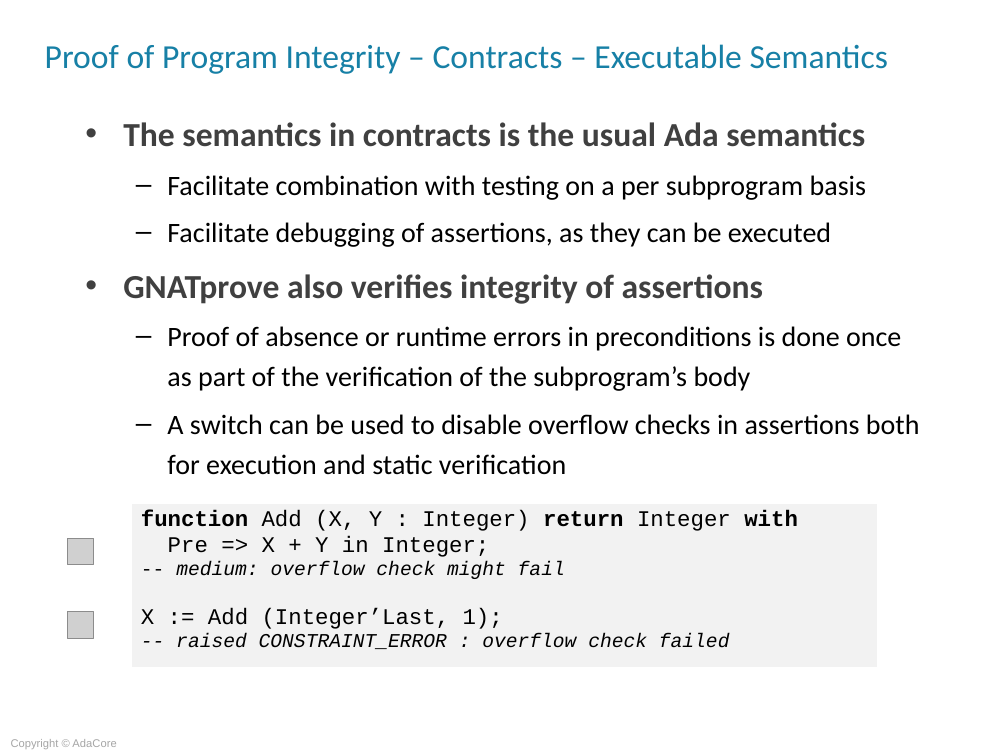
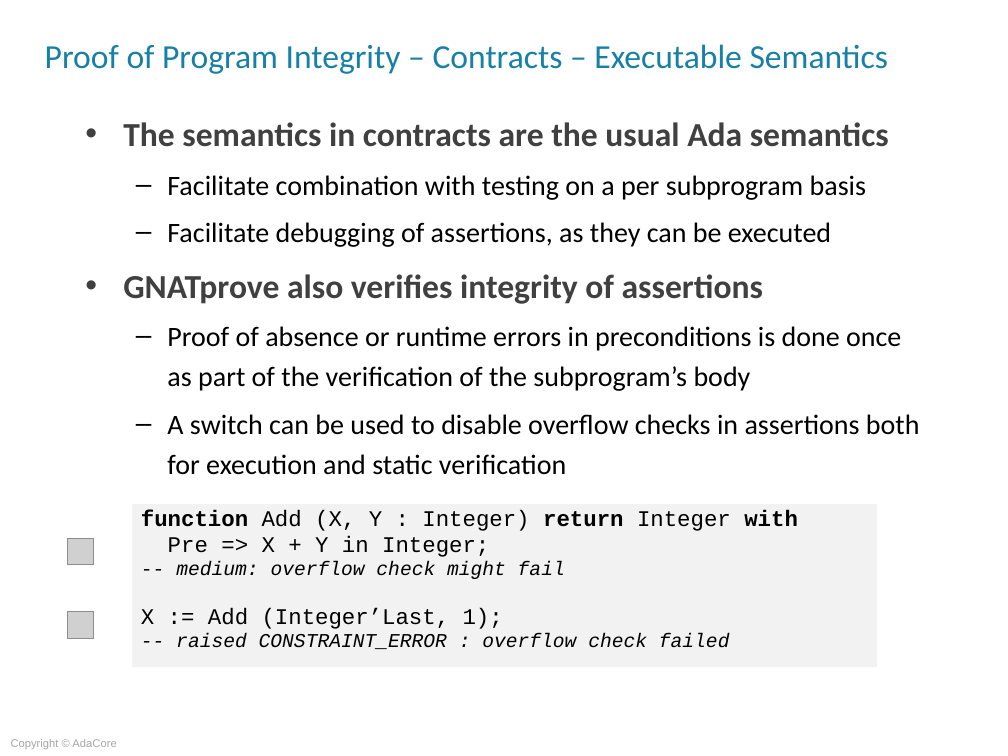
Before and after one commit to AdaCoreU/Courses, a slide deck: slide 10 of lectures/06_SPARK_2014/03_Proof_Of_Program_Integrity/Slides/03_Proof_Of_Program_Integrity.ppt. Drawn at 1008x756 pixels with LibreOffice and Linux fonts; fonts in the diff are those of the drawing; grey boxes stand for pictures; background and template pictures are left out. Boxes give left, top, right and bottom in pixels: in the first picture for what was removed or moved away, otherwise in the second. Text is boxed around its words. In the diff, an @@ line names an element or a change of style, - is before the commit and + after.

```diff
--- a/lectures/06_SPARK_2014/03_Proof_Of_Program_Integrity/Slides/03_Proof_Of_Program_Integrity.ppt
+++ b/lectures/06_SPARK_2014/03_Proof_Of_Program_Integrity/Slides/03_Proof_Of_Program_Integrity.ppt
@@ text at (x1=123, y1=122, x2=889, y2=147): text changed @@
-• The semantics in contracts is the usual Ada semantics
+• The semantics in contracts are the usual Ada semantics
```
Also in this commit, not shown: 9 other slides changed, 3 other files.
